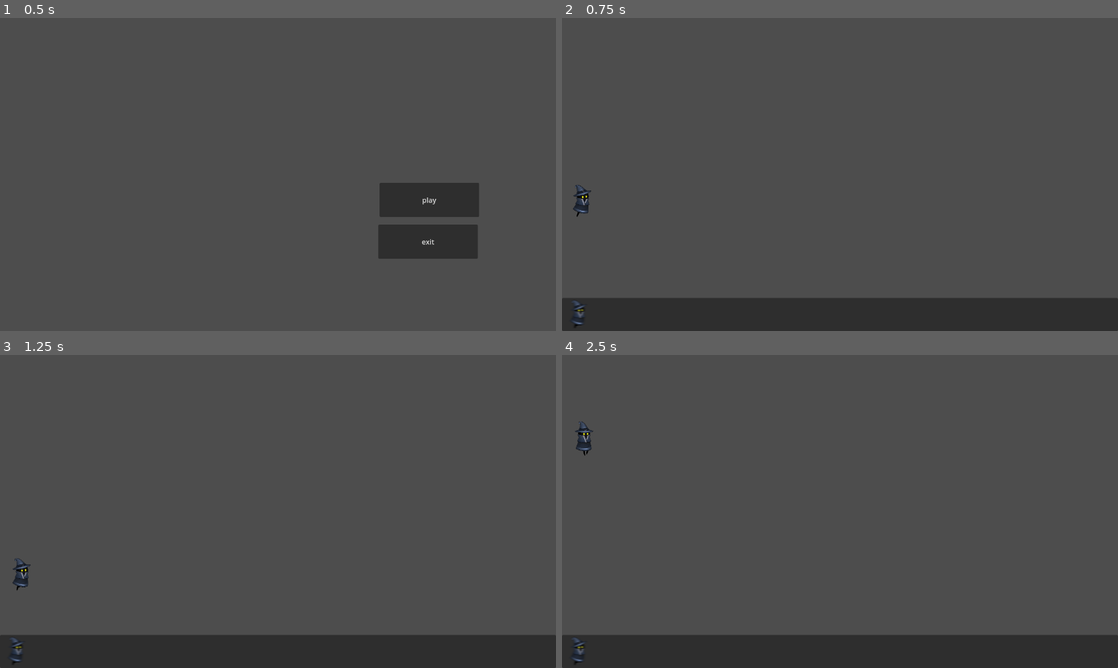
Above: before the commit, frames 1-4 (two rows, left to right).
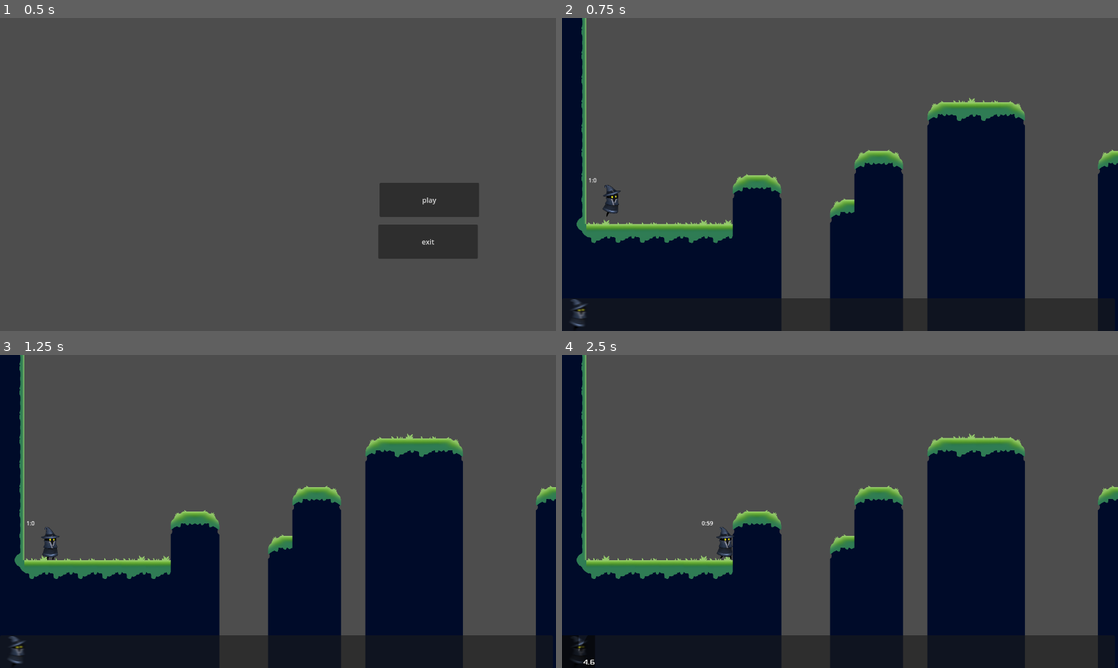
Above: after the commit, the same moments.

Repository: ichirofelipe/ResetGame
Game: Godot game, scene res://scenes/title.tscn
The game is run twice, just before and just after one commit, with the same random seed, the same clock (stepped at 60 frames per second) and the same inputs.
Inputs:
- Up to frame 1 (0.5 s): no input
- Up to frame 2 (0.75 s): click "play" at 0.5 s
- Up to frame 3 (1.25 s): no input
- Up to frame 4 (2.5 s): click "0.0" at 1.25 s; hold Right (right) from 2.03 s (still down); tap C (dash) at 2.1 s; tap Up (jump) at 2.27 s

Frame 1 is identical in both runs. In frame 2, 39% of the frame differs, in the area x 0-100%, y 0-100%; in frame 3, 40%; in frame 4, 40%.

Commit message:
player and platform update
Player updated reset placement
falling platform added respawn cooldown

Diff:
--- a/scenes/Player.tscn
+++ b/scenes/Player.tscn
@@ -69,6 +69,7 @@
 [ext_resource type="Script" path="res://scripts/character/characterFloor.gd" id="67_tnked"]
 [ext_resource type="Script" path="res://scripts/character/characterAir.gd" id="68_f0p5o"]
 [ext_resource type="Script" path="res://scripts/character/characterDash.gd" id="69_u11rn"]
+[ext_resource type="PackedScene" uid="uid://4k5bxo3mas4l" path="res://scenes/main_timer.tscn" id="70_2ilx4"]
 
 [sub_resource type="CapsuleShape2D" id="CapsuleShape2D_ehtws"]
 radius = 58.0
@@ -299,8 +300,7 @@
 
 [node name="PlayerAnimation" type="AnimatedSprite2D" parent="."]
 sprite_frames = SubResource("SpriteFrames_4mur0")
-animation = &"dash"
-frame_progress = 0.268966
+animation = &"air"
 
 [node name="State Machine" type="Node2D" parent="." node_paths=PackedStringArray("initial_state")]
 script = ExtResource("1_stn8l")
@@ -325,4 +325,11 @@
 wait_time = 0.25
 one_shot = true
 
+[node name="main_timer" parent="." instance=ExtResource("70_2ilx4")]
+offset_left = -200.0
+offset_top = -200.0
+offset_right = -200.0
+offset_bottom = -200.0
+scale = Vector2(3, 3)
+
 [connection signal="timeout" from="State Machine/Dash/DashLength" to="State Machine/Dash" method="_on_dash_length_timeout"]
--- a/scenes/levels/forest/forest_1.tscn
+++ /dev/null
@@ -1,111 +0,0 @@
-[gd_scene load_steps=10 format=3 uid="uid://c2bekxcgd0muq"]
-
-[ext_resource type="Script" path="res://scripts/levels/forest/forest_1.gd" id="1_iwtr8"]
-[ext_resource type="PackedScene" uid="uid://b4dk5np65g1j5" path="res://scenes/Player.tscn" id="8_4bf17"]
-[ext_resource type="PackedScene" uid="uid://fbelmyiq1ifk" path="res://scenes/blocks/checkpoint.tscn" id="10_q4liv"]
-[ext_resource type="Script" path="res://scripts/blocks/segment.gd" id="11_xttq3"]
-[ext_resource type="PackedScene" uid="uid://ml522118npfn" path="res://scenes/hud/skill.tscn" id="12_5eqa4"]
-
-[sub_resource type="TileSet" id="TileSet_buuh8"]
-tile_size = Vector2i(255, 255)
-physics_layer_0/collision_layer = 2
-
-[sub_resource type="RectangleShape2D" id="RectangleShape2D_e3rck"]
-size = Vector2(9720, 221.818)
-
-[sub_resource type="RectangleShape2D" id="RectangleShape2D_3h1u2"]
-size = Vector2(4690, 3876.36)
-
-[sub_resource type="RectangleShape2D" id="RectangleShape2D_jyef7"]
-size = Vector2(4690, 3880)
-
-[node name="level1" type="Node2D"]
-scale = Vector2(0.275, 0.275)
-script = ExtResource("1_iwtr8")
-
-[node name="PlatformTiles" type="TileMap" parent="."]
-scale = Vector2(0.8, 0.8)
-tile_set = SubResource("TileSet_buuh8")
-format = 2
-layer_0/tile_data = PackedInt32Array(65535, 4, 0, 131071, 4, 0, 196607, 4, 0, 262143, 4, 0, 327679, 3, 65536, 393215, 6, 0, 327680, 0, 0, 327681, 1, 0, 327682, 1, 0, 327683, 1, 0, 327684, 0, 0, 327685, 0, 0, 327686, 2, 0, 327691, 2, 65536, 327692, 0, 65536, 327693, 0, 0, 327694, 1, 0, 327695, 1, 0, 196616, 2, 65536, 196617, 2, 0, 327696, 2, 0, 65554, 2, 65536, 65555, 1, 0, 65556, 1, 0, 65557, 1, 0, 65558, 1, 0, 65559, 1, 0, 65560, 1, 0, 65561, 5, 0, 131098, 5, 0, 131097, 6, 0, 196634, 6, 0, 196635, 1, 0, 196636, 0, 65536, 196637, 0, 65536, -1, 4, 0, -65537, 4, 0, -131073, 4, 0, -196609, 4, 0, -262145, 4, 0, -327681, 4, 0)
-
-[node name="FallZone" type="Area2D" parent="."]
-position = Vector2(269.091, 1749.09)
-metadata/_edit_group_ = true
-
-[node name="CollisionShape2D" type="CollisionShape2D" parent="FallZone"]
-position = Vector2(4383.64, 34.5455)
-shape = SubResource("RectangleShape2D_e3rck")
-
-[node name="Player" parent="." instance=ExtResource("8_4bf17")]
-position = Vector2(174.545, 658.182)
-
-[node name="Camera1" type="Camera2D" parent="Player"]
-enabled = false
-limit_left = 0
-limit_right = 1288
-limit_bottom = 1200
-position_smoothing_enabled = true
-drag_horizontal_enabled = true
-drag_vertical_enabled = true
-editor_draw_limits = true
-
-[node name="Camera2" type="Camera2D" parent="Player"]
-enabled = false
-limit_left = 1288
-limit_bottom = 1200
-position_smoothing_enabled = true
-drag_horizontal_enabled = true
-drag_vertical_enabled = true
-editor_draw_limits = true
-
-[node name="Checkpoints" type="Node2D" parent="."]
-
-[node name="Checkpoint1" parent="Checkpoints" instance=ExtResource("10_q4liv")]
-position = Vector2(185.455, 687.273)
-
-[node name="Checkpoint2" parent="Checkpoints" instance=ExtResource("10_q4liv")]
-position = Vector2(4810.91, 50.9091)
-
-[node name="Segments" type="Node2D" parent="."]
-
-[node name="Segment1" type="Area2D" parent="Segments" node_paths=PackedStringArray("camera")]
-script = ExtResource("11_xttq3")
-camera = NodePath("../../Player/Camera1")
-
-[node name="CollisionShape2D" type="CollisionShape2D" parent="Segments/Segment1"]
-position = Vector2(2335, -280.001)
-shape = SubResource("RectangleShape2D_3h1u2")
-debug_color = Color(0.0313726, 0.568627, 0.694118, 0.419608)
-
-[node name="Segment2" type="Area2D" parent="Segments" node_paths=PackedStringArray("camera")]
-position = Vector2(7032.72, 505.455)
-script = ExtResource("11_xttq3")
-camera = NodePath("../../Player/Camera2")
-
-[node name="CollisionShape2D" type="CollisionShape2D" parent="Segments/Segment2"]
-position = Vector2(0, -787.271)
-shape = SubResource("RectangleShape2D_jyef7")
-
-[node name="HUD" type="CanvasLayer" parent="."]
-
-[node name="Panel" type="Panel" parent="HUD"]
-offset_top = 644.0
-offset_right = 1280.0
-offset_bottom = 720.0
-
-[node name="Dash" parent="HUD/Panel" node_paths=PackedStringArray("player") instance=ExtResource("12_5eqa4")]
-layout_mode = 0
-offset_left = 5.0
-offset_top = 5.0
-offset_right = 70.0
-offset_bottom = 70.0
-player = NodePath("../../../Player")
-skillName = "dash"
-
-[connection signal="body_entered" from="FallZone" to="Player" method="_on_fall_zone_body_entered"]
-[connection signal="UseSkill" from="Player" to="HUD/Panel/Dash" method="_on_player_use_skill"]
-[connection signal="body_entered" from="Segments/Segment1" to="Segments/Segment1" method="_on_body_entered"]
-[connection signal="body_exited" from="Segments/Segment1" to="Segments/Segment1" method="_on_body_exited"]
-[connection signal="body_entered" from="Segments/Segment2" to="Segments/Segment2" method="_on_body_entered"]
-[connection signal="body_exited" from="Segments/Segment2" to="Segments/Segment2" method="_on_body_exited"]
--- /dev/null
+++ b/scenes/main_timer.tscn
@@ -0,0 +1,23 @@
+[gd_scene load_steps=2 format=3 uid="uid://4k5bxo3mas4l"]
+
+[ext_resource type="Script" path="res://scripts/main_timer.gd" id="1_o3tlt"]
+
+[node name="main_timer" type="Control"]
+layout_mode = 3
+anchors_preset = 15
+anchor_right = 1.0
+anchor_bottom = 1.0
+grow_horizontal = 2
+grow_vertical = 2
+script = ExtResource("1_o3tlt")
+
+[node name="Timer" type="Timer" parent="."]
+autostart = true
+
+[node name="Label" type="Label" parent="."]
+layout_mode = 0
+offset_right = 164.0
+offset_bottom = 49.0
+text = "000000000000000"
+
+[connection signal="timeout" from="Timer" to="." method="_on_timer_timeout"]
--- a/scripts/blocks/falling_platform.gd
+++ b/scripts/blocks/falling_platform.gd
@@ -2,13 +2,21 @@
 
 @onready var anim = get_node("AnimationPlayer");
 
+@export var platformCooldown = 3
+
 var willFall = false
 var isFalling = false;
-var motion = Vector2(0,0)
 var timer = Timer.new()
 var fallTimer = Timer.new()
 var gravity = ProjectSettings.get_setting("physics/2d/default_gravity")
 var FALL_SPEED = 50
+
+var currentPos;
+var defaultPos;
+
+func _ready():
+	defaultPos = self.global_position
+	currentPos = defaultPos;
 
 func _physics_process(delta):
 	_fall(delta)
@@ -20,11 +28,12 @@
 		_fallCountDownStart()
 		print("enter");
 
-func _on_destroy():
+func _on_reset_position():
 		willFall = false
 		isFalling = false
-		queue_free()
-		print("im free")
+		get_node("CollisionPolygon2D").disabled = false
+		self.global_position = defaultPos;
+		velocity.y = 0;
 
 func _fall(delta):
 	if isFalling:
@@ -35,8 +44,8 @@
 
 func _fallingCountDownStart():
 	if isFalling:
-		fallTimer.timeout.connect(self._on_destroy)
-		fallTimer.wait_time = 4
+		fallTimer.timeout.connect(self._on_reset_position)
+		fallTimer.wait_time = platformCooldown
 		fallTimer.one_shot = true
 		add_child(fallTimer)
 		fallTimer.start()
--- a/scripts/character/Player.gd
+++ b/scripts/character/Player.gd
@@ -45,4 +45,6 @@
 
 
 func _on_fall_zone_body_entered(body):
-	get_tree().reload_current_scene()
+	#get_tree().reload_current_scene()
+	if Checkpoint.last_position:
+		self.global_position = Checkpoint.last_position
--- /dev/null
+++ b/scripts/main_timer.gd
@@ -0,0 +1,31 @@
+extends Control
+
+var seconds = 0
+var minute = 0
+var defaultSecs = 0
+var defaultMins = 1
+
+
+# Called when the node enters the scene tree for the first time.
+func _ready():
+	_resetTimer()
+
+
+
+
+func _initTimer():
+	$Label.text = str(minute) + ":" + str(seconds)
+
+func _on_timer_timeout():
+	if seconds == 0:
+		if minute > 0:
+			minute -= 1
+			seconds = 60
+	seconds -= 1
+	_initTimer();
+
+
+func _resetTimer():
+	seconds = defaultSecs
+	minute = defaultMins
+	_initTimer()
--- a/scripts/title.gd
+++ b/scripts/title.gd
@@ -1,7 +1,7 @@
 extends Node2D
 
 func _on_play_pressed():
-	get_tree().change_scene_to_file("res://scenes/levels/forest/forest_1.tscn")
+	get_tree().change_scene_to_file("res://scenes/levels/tutorial/tutorial.tscn")
 
 
 func _on_exit_pressed():
Not shown: 1 places in scenes/Player.tscn that only renumber resources
